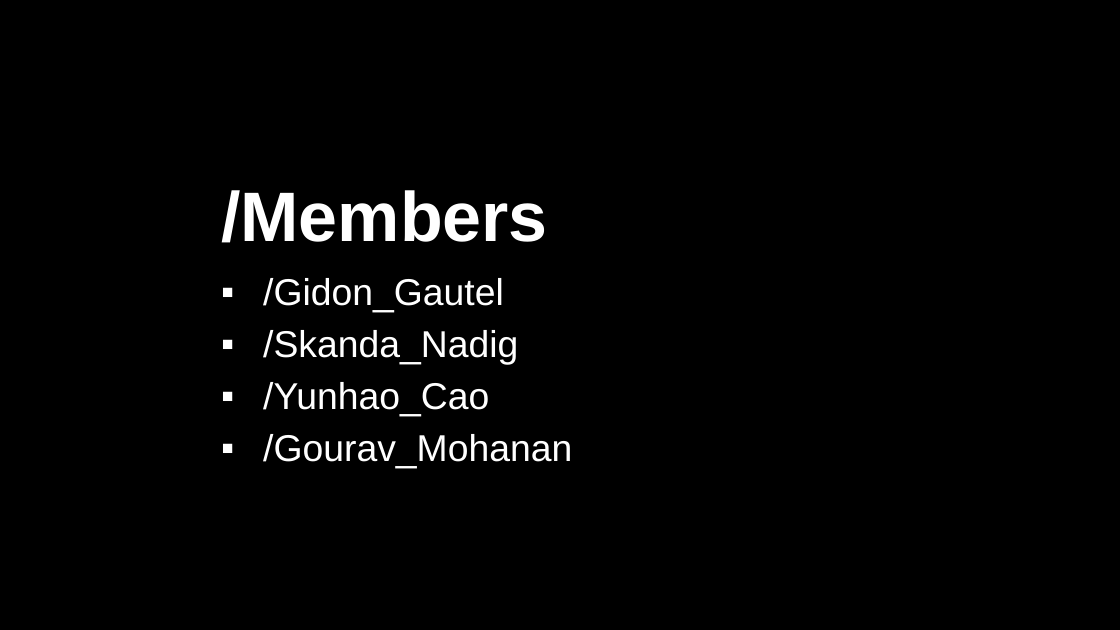
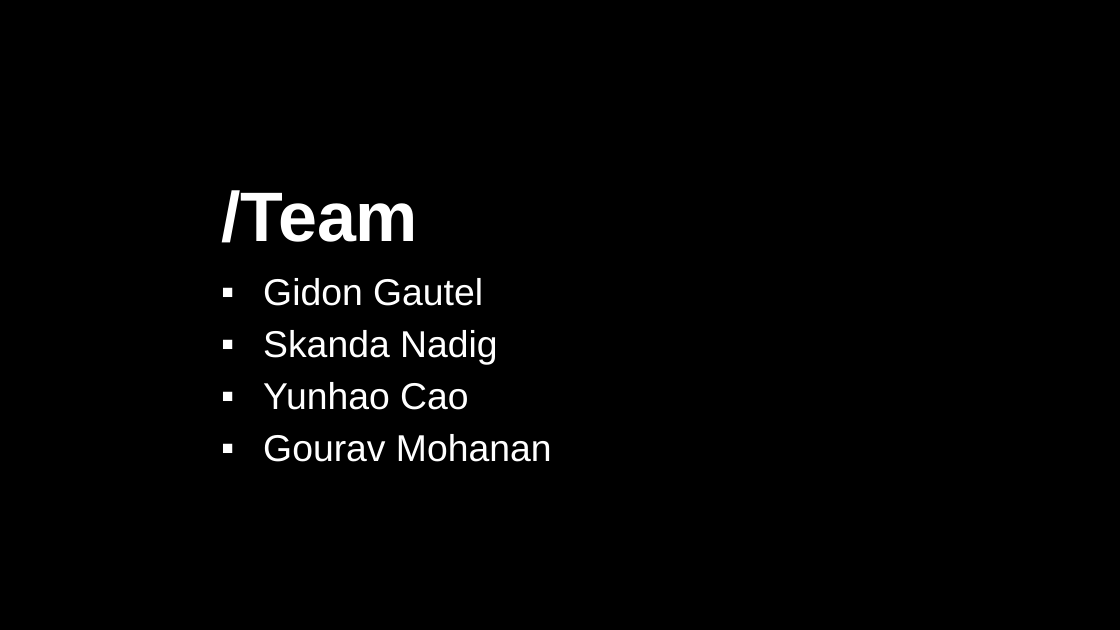
Before and after one commit to gautelg/EK505_Final_Project, a slide deck: slide 3 of Report_Presentation/Presentation.pptx. Drawn at 1120x630 pixels with LibreOffice and Linux fonts; fonts in the diff are those of the drawing; background and template pictures are left out. Boxes give left, top, right and bottom in pixels: in the first picture for what was removed or moved away, otherwise in the second. Text is boxed around its words. In the diff, an @@ line names an element or a change of style, - is before the commit and + after.

```diff
--- a/Report_Presentation/Presentation.pptx
+++ b/Report_Presentation/Presentation.pptx
@@ title at [221, 190, 418, 243]: text changed @@
-/Members
+/Team
@@ subtitle at [263, 278, 552, 462]: text changed @@
-▪ /Gidon_Gautel
-▪ /Skanda_Nadig
-▪ /Yunhao_Cao
-▪ /Gourav_Mohanan
+▪ Gidon Gautel
+▪ Skanda Nadig
+▪ Yunhao Cao
+▪ Gourav Mohanan
```
Also in this commit, not shown: 5 other slides changed, 1 slide removed, 1 other file.
